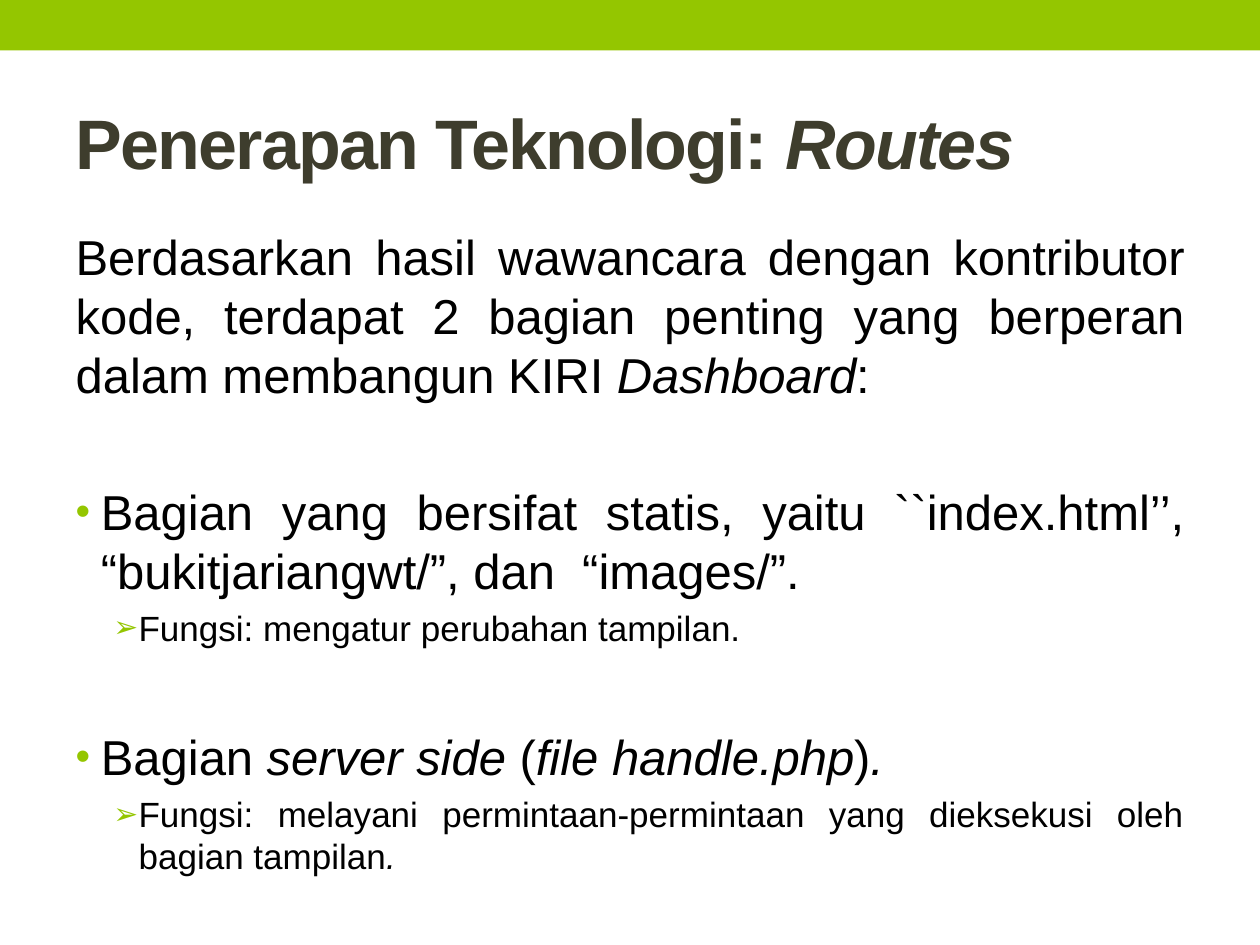
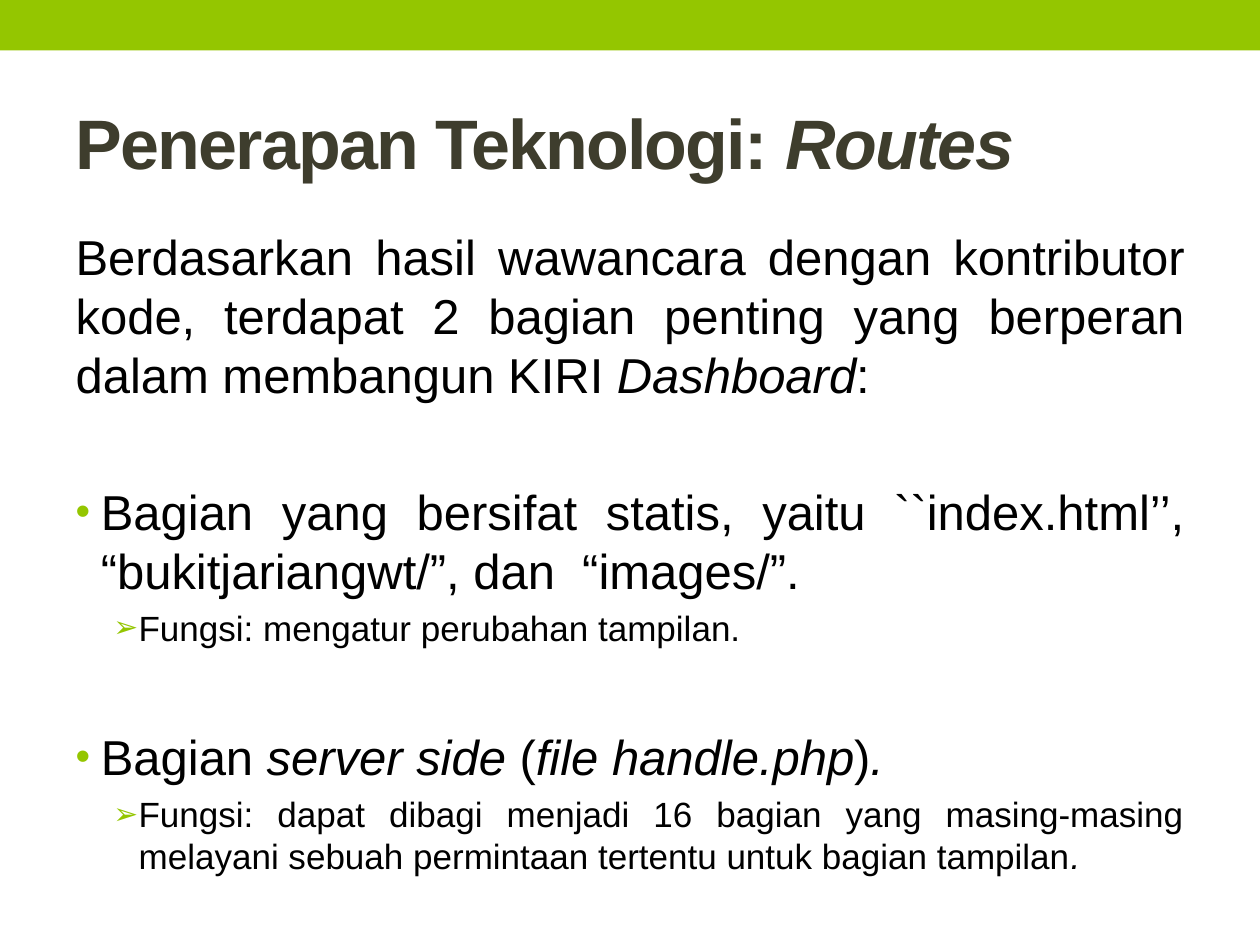
Before and after one commit to TommyAdhityaThe/Skripsi, a slide deck: slide 50 of doc/Presentasi/Review.pptx (slide 54 before the commit). Drawn at 1260x945 pixels with LibreOffice and Linux fonts; fonts in the diff are those of the drawing. Boxes give left, top, right and bottom in pixels: in the first picture for what was removed or moved away, otherwise in the second. Text is boxed around its words. In the diff, an @@ line names an element or a change of style, - is before the commit and + after.

```diff
--- a/doc/Presentasi/Review.pptx
+++ b/doc/Presentasi/Review.pptx
@@ text at bbox=[139, 801, 1184, 876]: text changed @@
-  ➢ Fungsi: melayani permintaan-permintaan yang dieksekusi oleh bagian tampilan.
+  ➢ Fungsi: dapat dibagi menjadi 16 bagian yang masing-masing melayani sebuah permintaan tertentu untuk bagian tampilan.
```
Also in this commit, not shown: 24 other slides changed, 22 slides added, 11 slides removed, 18 other files.
